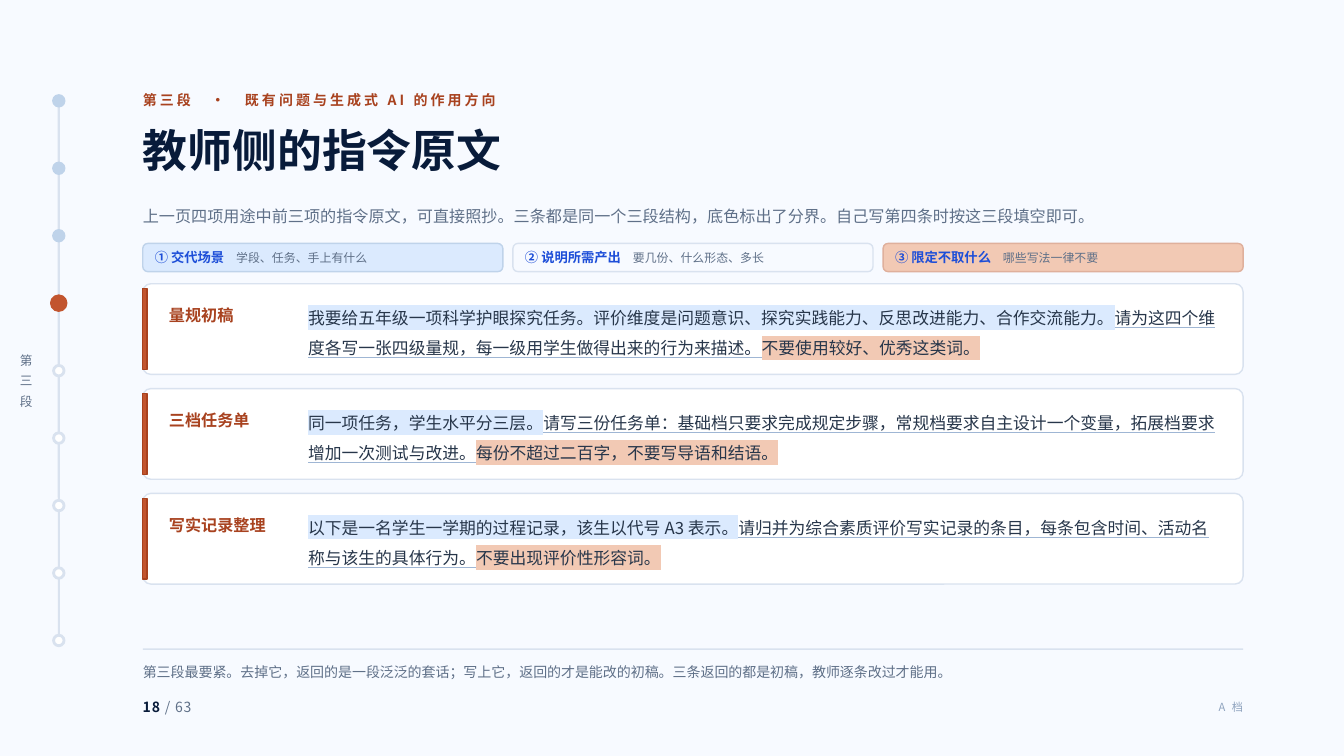
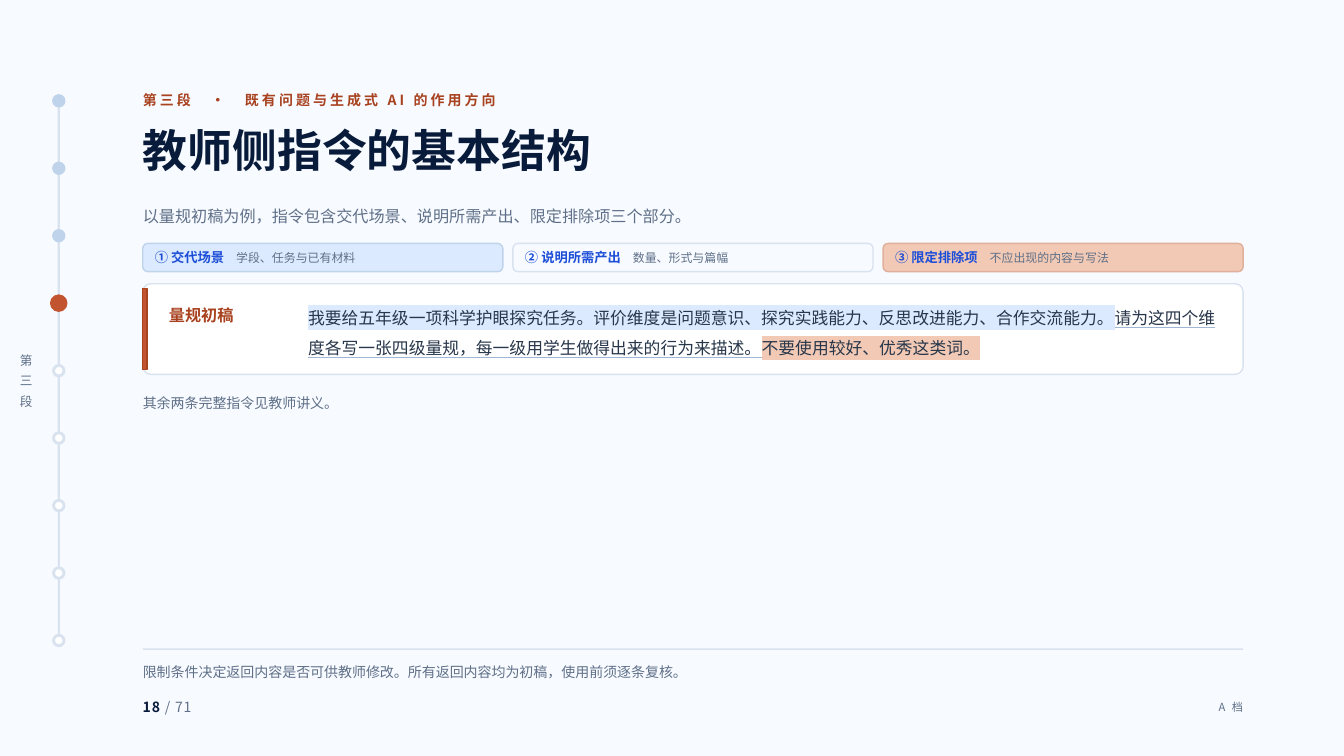
Before and after one commit to tonyxinvip/slides, a slide deck: slide 18 of comprehensive-practice-ai/做中学与综合实践活动.pptx. Drawn at 1344x756 pixels with LibreOffice and Linux fonts; fonts in the diff are those of the drawing. Boxes give left, top, right and bottom in pixels: in the first picture for what was removed or moved away, otherwise in the second. Text is boxed around its words. In the diff, an @@ line names an element or a change of style, - is before the commit and + after.

Commit message:
完善综合实践讲座并加入讲义下载

```diff
--- a/comprehensive-practice-ai/做中学与综合实践活动.pptx
+++ b/comprehensive-practice-ai/做中学与综合实践活动.pptx
@@ text at bbox=[143, 128, 591, 171]: text changed @@
-教师侧的指令原文
+教师侧指令的基本结构
@@ text at bbox=[143, 208, 691, 224]: text changed @@
-上一页四项用途中前三项的指令原文，可直接照抄。三条都是同一个三段结构，底色标出了分界。自己写第四条时按这三段填空即可。
+以量规初稿为例，指令包含交代场景、说明所需产出、限定排除项三个部分。
@@ text at bbox=[155, 250, 355, 263]: text changed @@
-① 交代场景 学段、任务、手上有什么
+① 交代场景 学段、任务与已有材料
@@ text at bbox=[525, 250, 728, 263]: text changed @@
-② 说明所需产出 要几份、什么形态、多长
+② 说明所需产出 数量、形式与篇幅
@@ text at bbox=[895, 250, 1109, 263]: text changed @@
-③ 限定不取什么 哪些写法一律不要
+③ 限定排除项 不应出现的内容与写法
@@ rounded rectangle removed at bbox=[143, 388, 1244, 479] @@
@@ rectangle removed at bbox=[143, 393, 147, 474] @@
@@ text added at bbox=[143, 396, 338, 409], 10 pt, text #5F7088 @@
+其余两条完整指令见教师讲义。
@@ text removed at bbox=[169, 412, 250, 428] @@
-三档任务单
@@ text removed at bbox=[308, 415, 1214, 464] @@
-同一项任务，学生水平分三层。请写三份任务单：基础档只要求完成规定步骤，常规档要求自主设计一个变量，拓展档要求增加一次测试与改进。每份不超过二百字，不要写导语和结语。
@@ rounded rectangle removed at bbox=[143, 493, 1244, 584] @@
@@ rectangle removed at bbox=[143, 499, 147, 580] @@
@@ text removed at bbox=[169, 517, 266, 533] @@
-写实记录整理
@@ text removed at bbox=[308, 519, 1208, 569] @@
-以下是一名学生一学期的过程记录，该生以代号 A3 表示。请归并为综合素质评价写实记录的条目，每条包含时间、活动名称与该生的具体行为。不要出现评价性形容词。
@@ text at bbox=[143, 665, 687, 678]: text changed @@
-第三段最要紧。去掉它，返回的是一段泛泛的套话；写上它，返回的才是能改的初稿。三条返回的都是初稿，教师逐条改过才能用。
+限制条件决定返回内容是否可供教师修改。所有返回内容均为初稿，使用前须逐条复核。
@@ text at bbox=[143, 701, 191, 712]: text changed @@
-18 / 63
+18 / 71
@@ text "A 档" at bbox=[1219, 702, 1243, 712]: text colour #8FA3BE to #5F7088 @@
```
Also in this commit, not shown: 62 other slides changed, 8 slides added, 20 other files.
